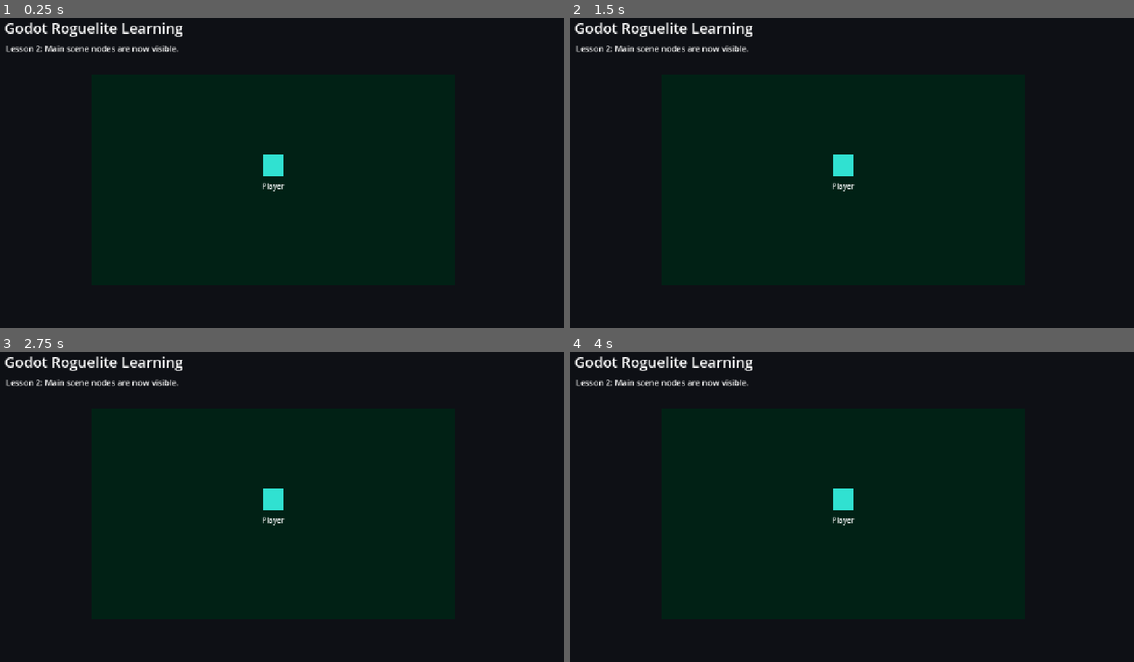
Above: before the commit, frames 1-4 (two rows, left to right).
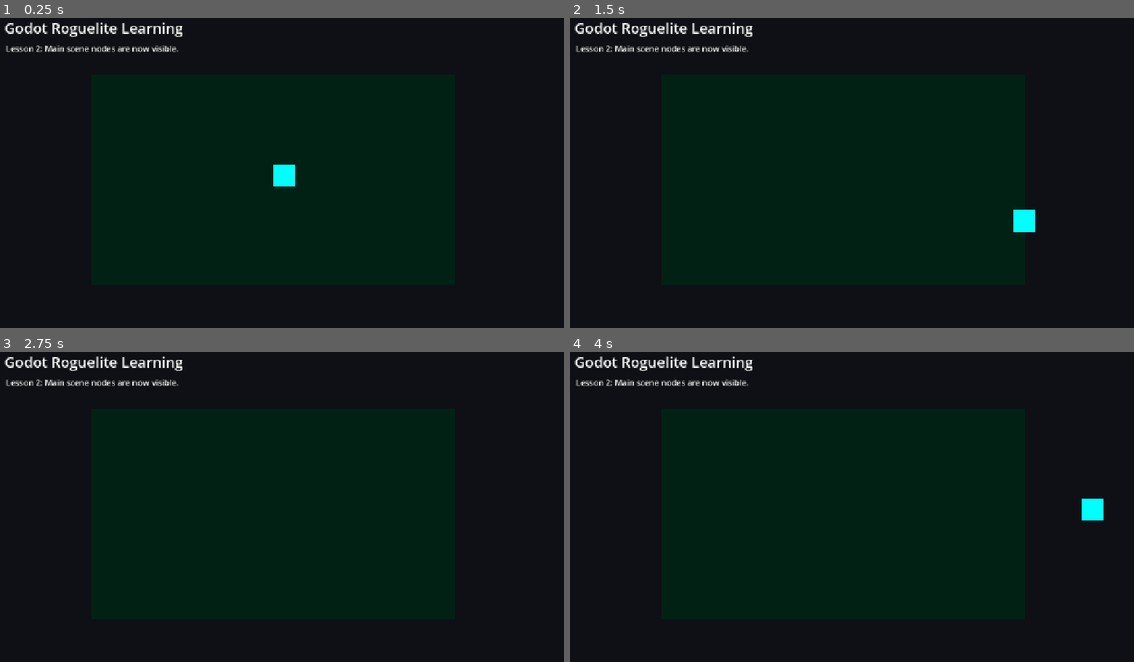
Above: after the commit, the same moments.

Repository: ZhangDaLi-666/godot-roguelite
Game: Godot game, scene res://scenes/main/Main.tscn
Two runs of this game, one before a commit and one after it. Both use one fixed random seed, a clock stepped at 60 frames per second and the inputs below.
Inputs:
- Up to frame 1 (0.25 s): no input
- Up to frame 2 (1.5 s): tap Enter at 0.5 s; hold D (move_right) 0.53-1.28 s; hold S (move_down) from 1.28 s (still down)
- Up to frame 3 (2.75 s): release S (move_down) at 2.03 s; hold D (move_right) from 2.03 s (still down)
- Up to frame 4 (4 s): tap Space at 2.75 s; release D (move_right) at 2.78 s; hold W (move_up) 2.78-3.53 s; tap Enter at 3.5 s; hold Left (move_left) from 3.53 s (still down)

The runs differ from the first frame. In frame 1, 0.5% of the frame differs, in the area x 46-53%, y 44-56%; in frame 2, 0.6%, in the area x 46-83%, y 44-70%; in frame 3, 0.3%; in frame 4, 0.6%.

Commit message:
feat: add player movement prototype

Diff:
--- a/project.godot
+++ b/project.godot
@@ -24,7 +24,7 @@
 
 move_left={
 "deadzone": 0.2,
-"events": [Object(InputEventKey,"resource_local_to_scene":false,"resource_name":"","device":16,"window_id":0,"alt_pressed":false,"shift_pressed":false,"ctrl_pressed":false,"meta_pressed":false,"pressed":false,"keycode":0,"physical_keycode":4194410,"key_label":0,"unicode":0,"location":0,"echo":false,"script":null)
+"events": [Object(InputEventKey,"resource_local_to_scene":false,"resource_name":"","device":-1,"window_id":0,"alt_pressed":false,"shift_pressed":false,"ctrl_pressed":false,"meta_pressed":false,"pressed":false,"keycode":0,"physical_keycode":65,"key_label":0,"unicode":65,"location":0,"echo":false,"script":null)
 , Object(InputEventKey,"resource_local_to_scene":false,"resource_name":"","device":16,"window_id":0,"alt_pressed":false …(186 unchanged characters)…
 ]
 }
--- a/scenes/main/Main.tscn
+++ b/scenes/main/Main.tscn
@@ -1,6 +1,7 @@
 [gd_scene format=3 uid="uid://bdth8c63uthl"]
 
 [ext_resource type="Script" uid="uid://cpcyxhyhdc35r" path="res://scripts/main/main.gd" id="1_main_script"]
+[ext_resource type="PackedScene" uid="uid://d32jy21gqhrh7" path="res://scenes/player/player.tscn" id="2_nha0i"]
 
 [node name="Main" type="Node2D" unique_id=1517342859]
 script = ExtResource("1_main_script")
@@ -33,17 +34,5 @@
 offset_bottom = 625.0
 color = Color(0.005987682, 0.1295565, 0.08473451, 1)
 
-[node name="PlayerPlaceholder" type="ColorRect" parent="." unique_id=6850199]
-offset_left = 616.0
-offset_top = 336.0
-offset_right = 664.0
-offset_bottom = 385.0
-color = Color(0.19, 0.88, 0.82, 1)
-
-[node name="PlayerLabel" type="Label" parent="." unique_id=1861931427]
-offset_left = 615.0
-offset_top = 395.0
-offset_right = 725.0
-offset_bottom = 423.0
-theme_override_font_sizes/font_size = 16
-text = "Player"
+[node name="Player" parent="." unique_id=169861524 instance=ExtResource("2_nha0i")]
+position = Vector2(640, 360)
--- /dev/null
+++ b/scenes/player/player.tscn
@@ -0,0 +1,18 @@
+[gd_scene format=3 uid="uid://d32jy21gqhrh7"]
+
+[ext_resource type="Script" uid="uid://dy2otj3cxbs0e" path="res://scripts/player/player.gd" id="1_8afob"]
+
+[sub_resource type="RectangleShape2D" id="RectangleShape2D_dnupo"]
+size = Vector2(48, 48)
+
+[node name="Player" type="CharacterBody2D" unique_id=202157067]
+script = ExtResource("1_8afob")
+
+[node name="CollisionShape2D" type="CollisionShape2D" parent="." unique_id=457648830]
+shape = SubResource("RectangleShape2D_dnupo")
+
+[node name="Visual" type="ColorRect" parent="." unique_id=1093050076]
+offset_right = 48.0
+offset_bottom = 48.0
+offset_transform_position = Vector2(-24, -24)
+color = Color(0, 1, 1, 1)
--- a/scripts/main/main.gd
+++ b/scripts/main/main.gd
@@ -1,8 +1,5 @@
 extends Node2D
-
-@onready var player_placeholder: ColorRect = $PlayerPlaceholder
 
 
 func _ready() -> void:
 	print("Godot roguelite project initialized.")
-	print("Visible node loaded: ", player_placeholder.name)
--- /dev/null
+++ b/scripts/player/player.gd
@@ -0,0 +1,15 @@
+extends CharacterBody2D
+
+@export var move_speed: float = 500.0
+
+
+func _physics_process(_delta: float) -> void:
+	var input_direction := Input.get_vector(
+		"move_left",
+		"move_right",
+		"move_up",
+		"move_down"
+	)
+
+	velocity = input_direction * move_speed
+	move_and_slide()
